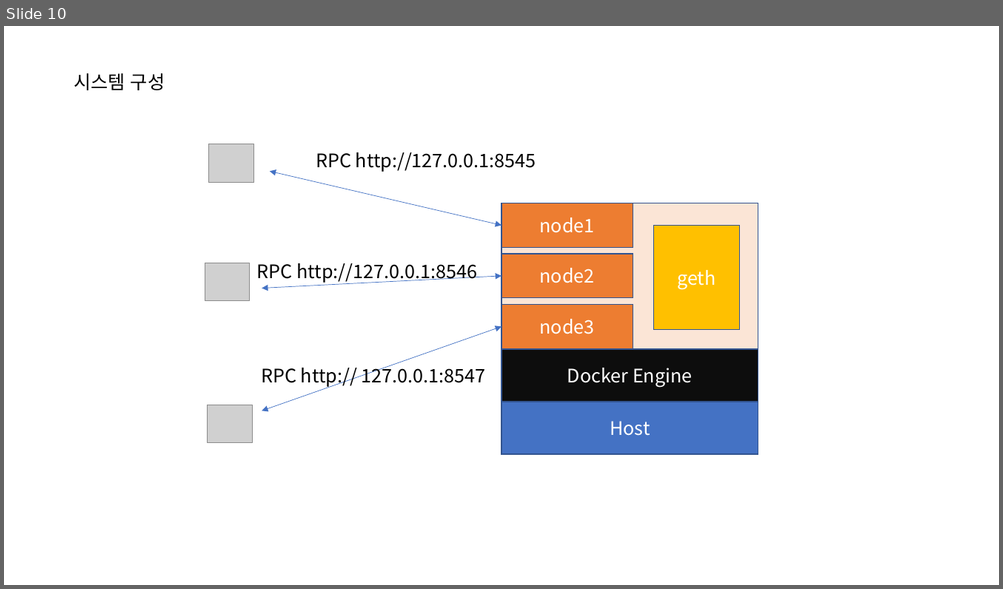
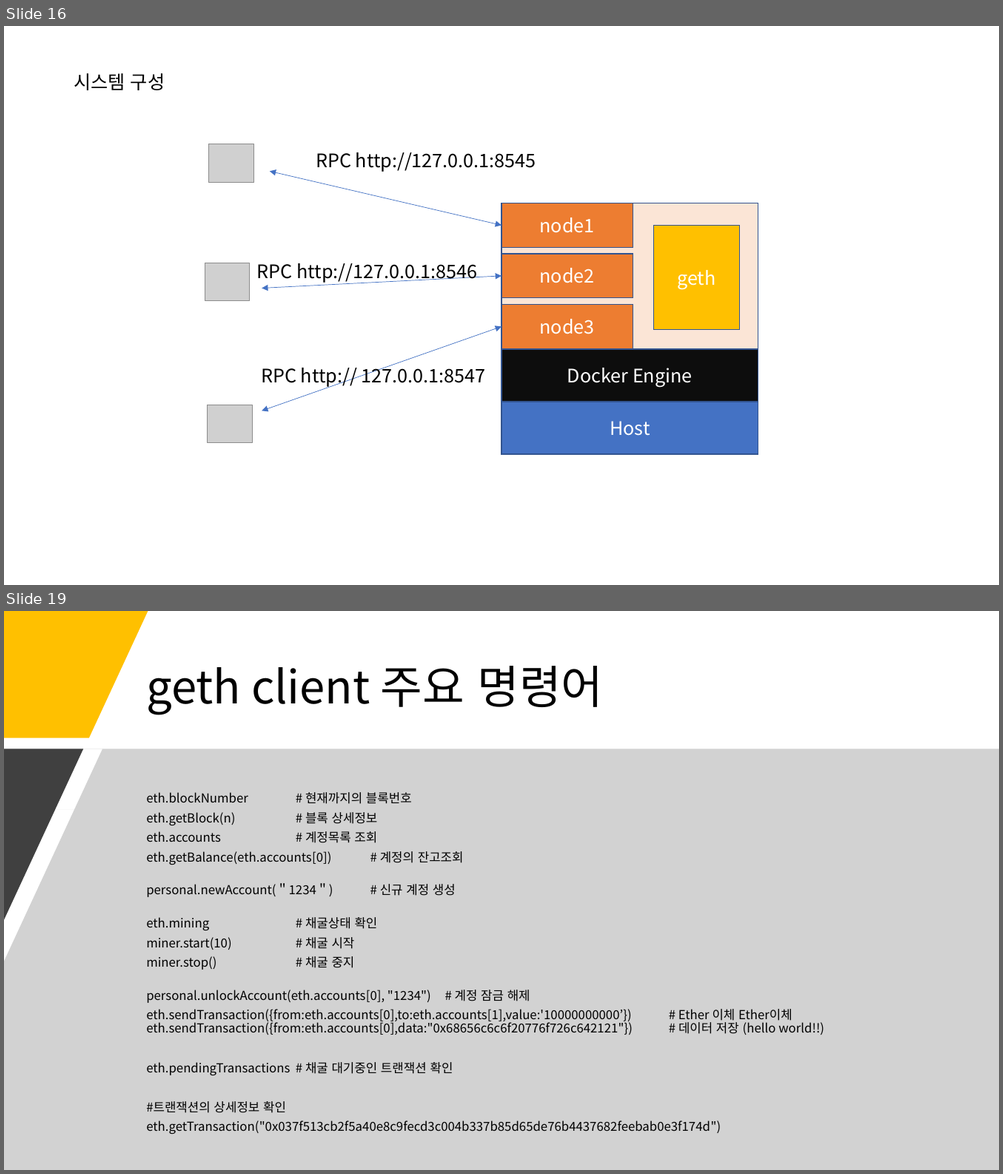
Before and after one commit to hypermusic80/eth_web3, a slide deck: 이더리움구축.pptx. Shown one above the other, each under a label of ours: slide 10 before the commit, slides 16 and 19 after it; the slides between them are not shown. The pictures are 1003x589 and 1003x1174 pixels, drawn with LibreOffice and Linux fonts; fonts in the diff are those of the drawing; grey boxes stand for pictures. Boxes give left, top, right and bottom in pixels: in the first picture for what was removed or moved away, otherwise in the second. Text is boxed around its words. In the diff, an @@ line names an element or a change of style, - is before the commit and + after.

```diff
--- a/이더리움구축.pptx
+++ b/이더리움구축.pptx
@@ slide 19 added at <box>4,611,999,1170</box>, background #FFFFFF @@
@@ freeform shape added at <box>4,611,148,738</box>, fill #FFC000 @@
@@ text added at <box>146,666,603,715</box>, 44 pt, text #000000 @@
+geth client 주요 명령어
@@ freeform shape added at <box>4,749,999,1170</box>, fill #A6A6A6 at 50% opacity @@
@@ freeform shape added at <box>4,749,83,920</box>, fill #404040 @@
@@ text added at <box>146,792,824,1113</box>, 12 pt, text #000000 @@
+eth.blockNumber # 현재까지의 블록번호
+eth.getBlock(n) # 블록 상세정보
+eth.accounts # 계정목록 조회
+eth.getBalance(eth.accounts[0]) # 계정의 잔고조회
+personal.newAccount(＂1234＂) # 신규 계정 생성
+eth.mining # 채굴상태 확인
+miner.start(10) # 채굴 시작
+miner.stop() # 채굴 중지
+personal.unlockAccount(eth.accounts[0], "1234") # 계정 잠금 해제
+eth.sendTransaction({from:eth.accounts[0],to:eth.accounts[1],value:'10000000000’}) # Ether 이체 Ether이체eth.sendTransaction({from:eth.accounts[0],data:"0x68656c6c6f20776f726c642121"}) # 데이터 저장 (hello world!!)
+eth.pendingTransactions # 채굴 대기중인 트랜잭션 확인
+#트랜잭션의 상세정보 확인
+eth.getTransaction("0x037f513cb2f5a40e8c9fecd3c004b337b85d65de76b4437682feebab0e3f174d")
@@ what was slide 10 is now slide 16 @@
```
Also in this commit, not shown: 2 slides changed, 11 other slides added.
